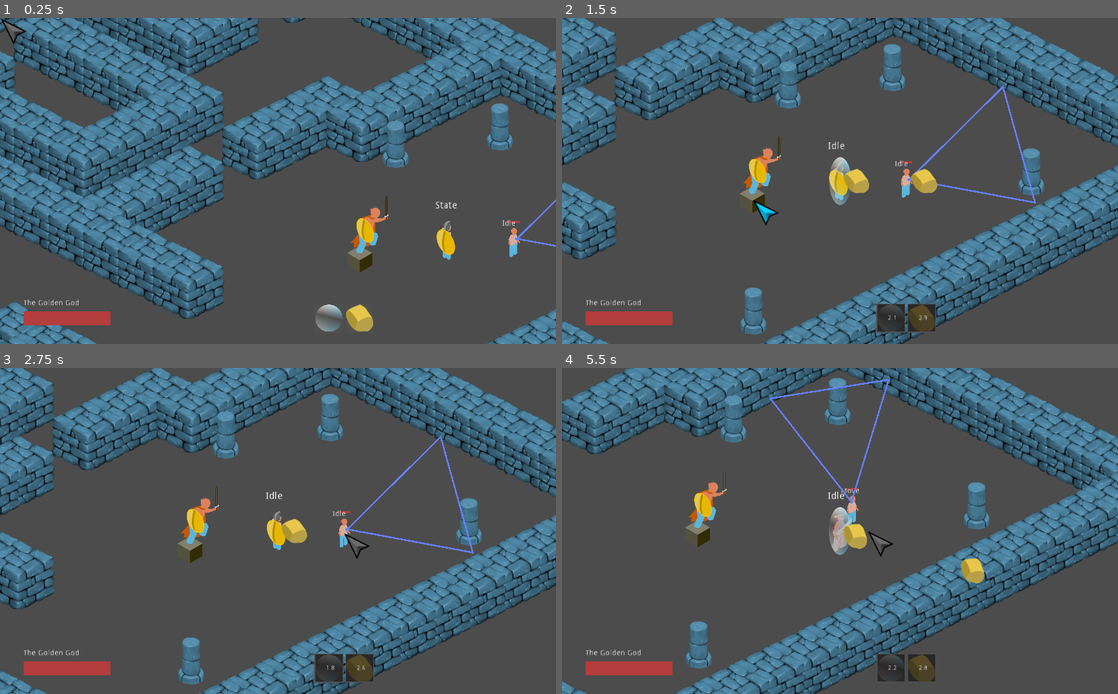
Above: before the commit, frames 1-4 (two rows, left to right).
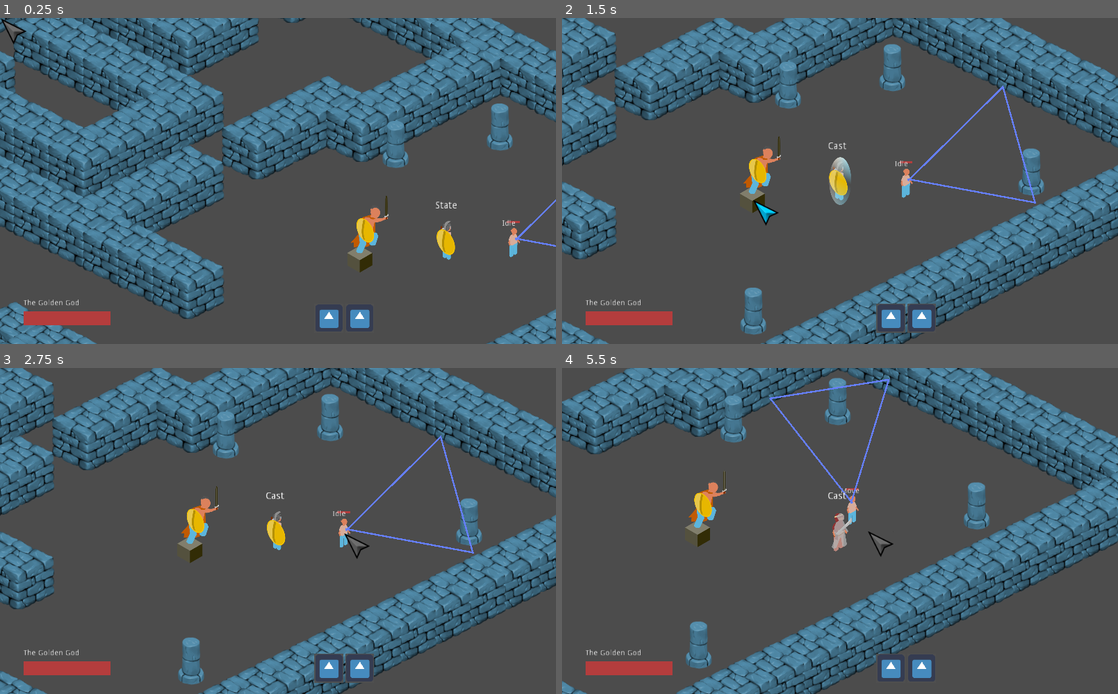
Above: after the commit, the same moments.

Repository: pjheden/isopyr
Game: Godot game, scene res://scenes/levels/test_scene.tscn
The game is run twice, just before and just after one commit, with the same random seed, the same clock (stepped at 60 frames per second) and the same inputs. This scene is started directly instead of the project's main scene. The engine's default icon, where the game draws it, is replaced by a stand-in: a white triangle on a blue panel in a dark square.
Inputs (mouse positions are in pixels of both pictures, inside the frame that each line leads up to):
- Up to frame 1 (0.25 s): no input
- Up to frame 2 (1.5 s): tap Enter at 0.5 s; move the mouse to (795, 216) at 0.52 s; hold Q (q) 0.53-1.28 s; tap W (w) at 0.8, 1.35 s; move the mouse to (751, 200) at 1.27 s
- Up to frame 3 (2.75 s): tap Q (q) at 1.55 s; move the mouse to (344, 534) at 2.02 s; press the mouse at (344, 534) at 2.03 s; tap W (w) at 2.3 s
- Up to frame 4 (5.5 s): move the mouse to (812, 596) at 2.77 s; release the mouse at (812, 596) at 2.78 s; tap Q (q) at 2.85, 4.55 s; move the mouse to (1006, 579) at 3.52 s; hold Right mouse button (right_click) 3.53-4.28 s; tap W (w) at 3.8, 5.3 s; move the mouse to (673, 482) at 4.27 s; tap Shift (shift) at 4.35 s; move the mouse to (867, 531) at 5.02 s; hold S (stop) from 5.03 s (still down)

The runs differ from the first frame. In frame 1, 0.8% of the frame differs, in the area x 56-68%, y 87-97%; in frame 2, 1.3%; in frame 3, 1.0%; in frame 4, 1.5%, in the area x 47-76%, y 37-97%.
Error after the commit: Parse Error: The function signature doesn't match the parent. Parent signature is: "void activate(Dictionary=default)". (res://scenes/spells/ProjectileManager.…

Commit message:
ADD teams

Diff:
--- a/autoloads/Game.gd
+++ b/autoloads/Game.gd
@@ -57,9 +57,16 @@
 
 func spawn_players(world, spawn_points) -> void:
 	# Get spawns
-	var spawns_node = world.get_node("Spawns")
+	var brood_spawns_node = world.get_node("Spawns/1")
+	var fremen_spawns_node = world.get_node("Spawns/2")
 	for p_id in spawn_points:
-		var spawn_pos = spawns_node.get_child(spawn_points[p_id]).global_position
+		var spawn_pos
+		if player_info[p_id]["team"] == Global.Team.BROODS:
+			spawn_pos = brood_spawns_node.get_child(spawn_points[p_id]).global_position
+		elif player_info[p_id]["team"] == Global.Team.FREMEN:
+			spawn_pos = fremen_spawns_node.get_child(spawn_points[p_id]).global_position
+		else:
+			push_error("invalid spawn setup, player had team %s" % player_info[p_id]["team"])
 		var player = character_scene(player_info[p_id]["hero"]).instance()
 		player.set_name(str(p_id))
 		player.set_team(player_info[p_id]["team"])
--- a/autoloads/Global.gd
+++ b/autoloads/Global.gd
@@ -5,6 +5,7 @@
 
 # Enums
 enum Hero {SWORD, SPEAR}
+enum Team {NONE, BROODS, FREMEN}
 
 # Utils methods
 func get_hero_icon(hero: String) -> Texture:
--- a/autoloads/Network.gd
+++ b/autoloads/Network.gd
@@ -60,7 +60,7 @@
 	var colors = [Color8(0,0,0), Color8(255,255,255), Color8(255,0,0), Color8(0,255,0), Color8(0,0,255)]
 	d["color"] = colors[randi() % colors.size()]
 	d["hero"] = "Sword"
-	d["team"] = 0
+	d["team"] = Global.Team.BROODS
 	return d
 
 func _player_connected(id):
@@ -154,11 +154,17 @@
 	# create dict determining each players spawn point
 	# player_id: spawn point index
 	var spawn_points = {}
-	spawn_points[1] = 0 # server
-	var spawn_points_index = 1
+	var spawn_points_broods_index = 0
+	var spawn_points_fremen_index = 0
 	for p in players_info:
-		spawn_points[p] = spawn_points_index
-		spawn_points_index += 1
+		if players_info[p]["team"] == Global.Team.BROODS:
+			spawn_points[p] = spawn_points_broods_index
+			spawn_points_broods_index += 1
+		elif players_info[p]["team"] == Global.Team.FREMEN:
+			spawn_points[p] = spawn_points_fremen_index
+			spawn_points_fremen_index += 1
+		else:
+			push_error("invalid spawn setup, player had team %s" % players_info[p]["team"])
 	# Call to pre-start game with the spawn points.
 	# TODO: try rpc instead to broadcst to everyone at once?
 	for p in players_info:
--- a/scenes/characters/SimpleEnemy.gd
+++ b/scenes/characters/SimpleEnemy.gd
@@ -34,8 +34,14 @@
 func _on_Hitbox_mouse_exited():
 	Mouse.reset()
 
-func _on_Hitbox_area_entered(_area:Area2D):
-	pass # Replace with function body.
+func _on_Hitbox_area_entered(area:Area2D):
+	if area.is_in_group("Player_damager"):
+		var p = area.get_parent()
+		if not p.has_method("get_team"):
+			return
+		if self.team == p.get_team():
+			return
+		hit_by_damager(p.damage)
 
 func hit_by_damager(damage):
 	hp -= damage
--- a/scenes/characters/player/Player.gd
+++ b/scenes/characters/player/Player.gd
@@ -63,7 +63,7 @@
 
 func set_team(team: int) -> void:
 	self.team = team
-	#add_to_group("team_%s" % team)
+	add_to_group("team_%s" % team)
 
 func get_team() -> int:
 	return team
--- a/scenes/characters/player/states/Cast.gd
+++ b/scenes/characters/player/states/Cast.gd
@@ -16,7 +16,7 @@
 
 	# consume and cast first spell
 	var spell_key: String = player.spell_queue[0]
-	player.spell_bindings[spell_key].call_func()
+	player.spell_bindings[spell_key].call_func({"team": player.get_team()})
 	player.hud.casted_spell(spell_key)
 	player.spell_queue.erase(spell_key)
 
--- a/scenes/levels/level3.tscn
+++ b/scenes/levels/level3.tscn
@@ -70,28 +70,32 @@
 
 [node name="Spawns" type="Node" parent="."]
 
-[node name="Position2D" type="Position2D" parent="Spawns"]
+[node name="1" type="Node" parent="Spawns"]
+
+[node name="Position2D" type="Position2D" parent="Spawns/1"]
 position = Vector2( -1327, -591 )
 
-[node name="Position2D2" type="Position2D" parent="Spawns"]
+[node name="Position2D2" type="Position2D" parent="Spawns/1"]
 position = Vector2( -1232, -638 )
 
-[node name="Position2D3" type="Position2D" parent="Spawns"]
+[node name="Position2D3" type="Position2D" parent="Spawns/1"]
 position = Vector2( -1152, -697 )
 
-[node name="Position2D4" type="Position2D" parent="Spawns"]
+[node name="Position2D4" type="Position2D" parent="Spawns/1"]
 position = Vector2( -1079, -735 )
 
-[node name="Position2D5" type="Position2D" parent="Spawns"]
+[node name="2" type="Node" parent="Spawns"]
+
+[node name="Position2D5" type="Position2D" parent="Spawns/2"]
 position = Vector2( 858, 515 )
 
-[node name="Position2D6" type="Position2D" parent="Spawns"]
+[node name="Position2D6" type="Position2D" parent="Spawns/2"]
 position = Vector2( 847, 424 )
 
-[node name="Position2D7" type="Position2D" parent="Spawns"]
+[node name="Position2D7" type="Position2D" parent="Spawns/2"]
 position = Vector2( 986, 453 )
 
-[node name="Position2D8" type="Position2D" parent="Spawns"]
+[node name="Position2D8" type="Position2D" parent="Spawns/2"]
 position = Vector2( 969, 351 )
 
 [node name="Camera2D" type="Camera2D" parent="."]
--- a/scenes/objects/projectiles/Projectile.gd
+++ b/scenes/objects/projectiles/Projectile.gd
@@ -6,6 +6,7 @@
 var velocity = Vector2(1, 0)
 var player_rotation
 var should_move: bool = false
+var team: int
 onready var initial_position = global_position
 
 puppet var puppet_position setget puppet_position_set
@@ -45,7 +46,12 @@
 		rpc("destroy")
 
 func _on_Hitbox_body_entered(body):
+	# This is never called?
+
 	print("body entered proj: ", body)
+	var team = "team_%s" % self.team
+	print(body.is_in_group(team))
+	print(body.get_parent().is_in_group(team))
 	if body.is_in_group("uncollideable"):
 		return
 	# rpc destroy caused bugs here, but im not sure what is right
@@ -53,6 +59,12 @@
 	#if get_tree().is_network_server():
 	#	rpc("destroy")
 
-
 func _on_DelayedStart_timeout():
 	should_move = true
+
+func set_team(team: int) -> void:
+	assert(team in Global.Team.values(), "the function argument is expected to be a Team value")
+	self.team = team
+
+func get_team() -> int:
+	return team
--- a/scenes/spells/Bubble.gd
+++ b/scenes/spells/Bubble.gd
@@ -1,8 +1,8 @@
 extends "res://scenes/spells/Spell.gd"
 
 
-func activate() -> void:
-	.activate() # call parent / super
+func activate(params := {}) -> void:
+	.activate(params) # call parent / super
 	visible = true
 	collision_shape.disabled = false
 
--- a/scenes/spells/ProjectileManager.gd
+++ b/scenes/spells/ProjectileManager.gd
@@ -12,12 +12,14 @@
 	projectile_instance.set_network_master(player.id) # set projectile owner
 	var angle = player.get_rotation()
 	var direction = Vector2(cos(angle), sin(angle))
-	print("player angle: ", angle)
-	print("player direction: ", direction)
 	projectile_instance.player_rotation = angle
 	projectile_instance.global_position = player.global_position + direction * 30
-	# TODO: change starting position to be a bit outside of the player
 	projectile_instance.name = "Projectile_" + str(player.id) + "_" +str(Network.networked_object_name_index)
+	# set team based on params
+	var team: int = Global.Team.NONE
+	if "team" in params:
+		team = params["team"]
+	projectile_instance.set_team(team)
 	Network.networked_object_name_index += 1
 	persistant_objects.add_child(projectile_instance)
 
--- a/scenes/spells/Spell.gd
+++ b/scenes/spells/Spell.gd
@@ -4,7 +4,7 @@
 onready var collision_shape = $CollisionShape2D
 var cooldown: float = 3.0
 
-func activate() -> void:
+func activate(_params := {}) -> void:
 	alive_timer.start()
 
 func deactivate() -> void:
--- a/scenes/spells/SpellManager.gd
+++ b/scenes/spells/SpellManager.gd
@@ -4,7 +4,7 @@
 onready var cast_timer = $CastTimer
 var cooldown: float = 3.0
 
-func activate() -> void:
+func activate(_params := {}) -> void:
 	cooldown_timer.start()
 
 func deactivate() -> void:
--- a/scenes/ui/LobbyPlayer.gd
+++ b/scenes/ui/LobbyPlayer.gd
@@ -1,6 +1,15 @@
 extends Control
 
 onready var team_list = $ItemList
+
+var index_team_map: Dictionary = {
+	0: Global.Team.BROODS,
+	1: Global.Team.FREMEN
+}
+var team_index_map: Dictionary = {
+	Global.Team.BROODS: 0,
+	Global.Team.FREMEN: 1
+}
 
 func _ready() -> void:
 	team_list.select(0)
@@ -13,8 +22,8 @@
 	$TextureRect.texture = texture
 
 func set_team(team_index: int) -> void:
-	team_list.select(team_index)
+	team_list.select(team_index_map[team_index])
 
 
-func _on_team_selected(team_index: int) -> void:
-	get_parent().get_parent().get_parent().set_team(team_index)
+func _on_team_selected(list_index: int) -> void:
+	get_parent().get_parent().get_parent().set_team(index_team_map[list_index])
--- a/scenes/ui/LobbyPlayer.tscn
+++ b/scenes/ui/LobbyPlayer.tscn
@@ -14,9 +14,6 @@
 margin_bottom = -0.199997
 mouse_filter = 2
 script = ExtResource( 1 )
-__meta__ = {
-"_edit_use_anchors_": false
-}
 
 [node name="Name" type="Label" parent="."]
 anchor_right = 1.0
